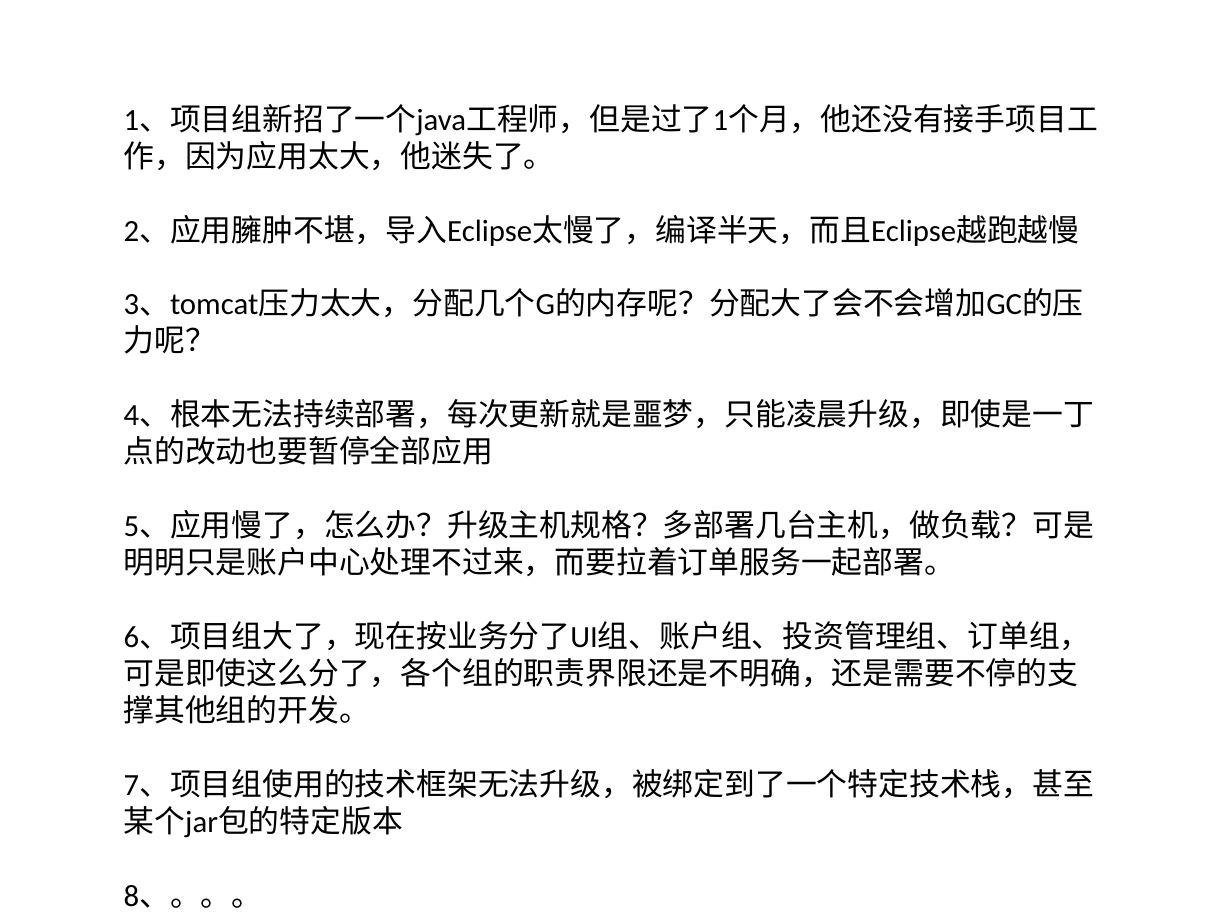
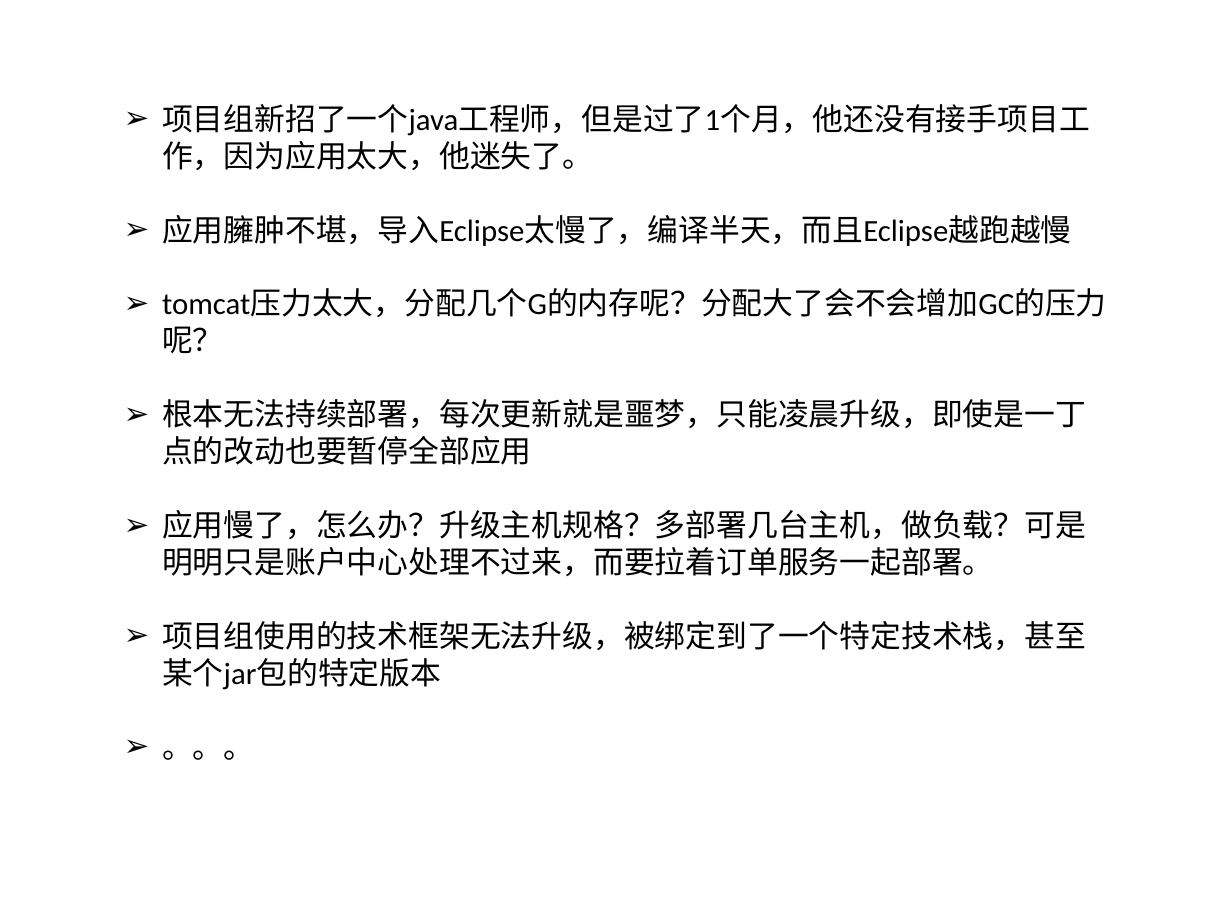
Before and after one commit to titilink/titilink-doc, a slide deck: slide 3 of docs/微服务架构.pptx (slide 2 before the commit). Drawn at 1232x924 pixels with LibreOffice and Linux fonts; fonts in the diff are those of the drawing; background and template pictures are left out. Boxes give left, top, right and bottom in pixels: in the first picture for what was removed or moved away, otherwise in the second. Text is boxed around its words. In the diff, an @@ line names an element or a change of style, - is before the commit and + after.

```diff
--- a/docs/微服务架构.pptx
+++ b/docs/微服务架构.pptx
@@ text at <box>162,104,1107,760</box>: text changed @@
-1、项目组新招了一个java工程师，但是过了1个月，他还没有接手项目工作，因为应用太大，他迷失了。
-2、应用臃肿不堪，导入Eclipse太慢了，编译半天，而且Eclipse越跑越慢
-3、tomcat压力太大，分配几个G的内存呢？分配大了会不会增加GC的压力呢？
-4、根本无法持续部署，每次更新就是噩梦，只能凌晨升级，即使是一丁点的改动也要暂停全部应用
-5、应用慢了，怎么办？升级主机规格？多部署几台主机，做负载？可是明明只是账户中心处理不过来，而要拉着订单服务一起部署。
-6、项目组大了，现在按业务分了UI组、账户组、投资管理组、订单组，可是即使这么分了，各个组的职责界限还是不明确，还是需要不停的支撑其他组的开发。
-7、项目组使用的技术框架无法升级，被绑定到了一个特定技术栈，甚至某个jar包的特定版本
-8、。。。
+➢ 项目组新招了一个java工程师，但是过了1个月，他还没有接手项目工作，因为应用太大，他迷失了。
+➢ 应用臃肿不堪，导入Eclipse太慢了，编译半天，而且Eclipse越跑越慢
+➢ tomcat压力太大，分配几个G的内存呢？分配大了会不会增加GC的压力呢？
+➢ 根本无法持续部署，每次更新就是噩梦，只能凌晨升级，即使是一丁点的改动也要暂停全部应用
+➢ 应用慢了，怎么办？升级主机规格？多部署几台主机，做负载？可是明明只是账户中心处理不过来，而要拉着订单服务一起部署。
+➢ 项目组使用的技术框架无法升级，被绑定到了一个特定技术栈，甚至某个jar包的特定版本
+➢ 。。。
```
Also in this commit, not shown: 5 other slides changed, 7 slides added, 3 other files.
